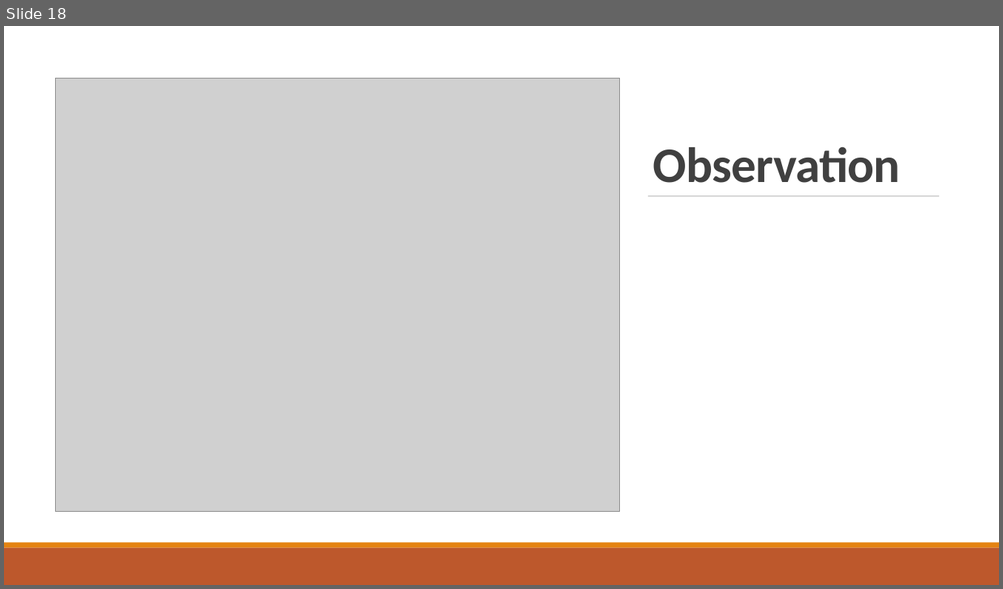
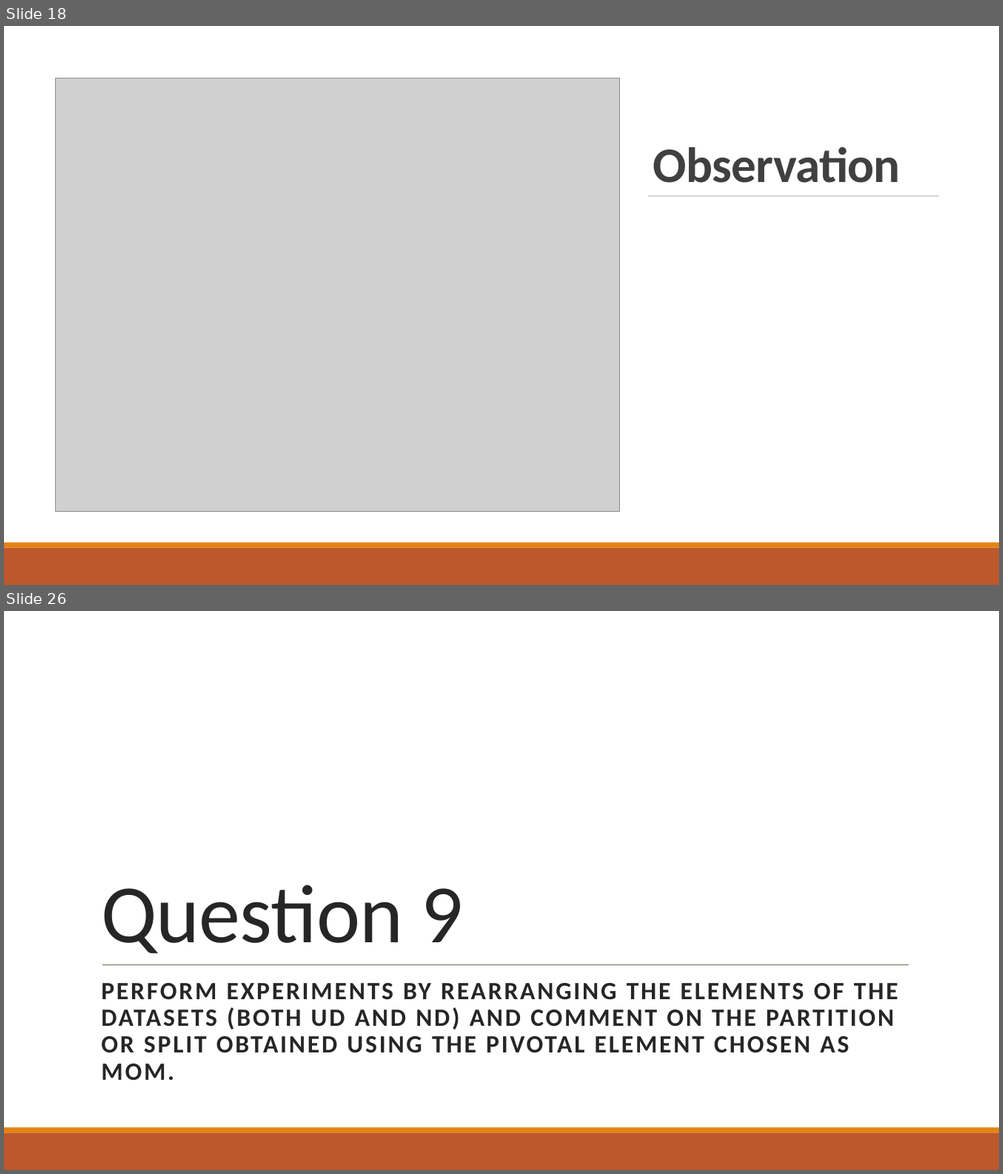
Before and after one commit to ayndp657/ALGORITHMLAB, a slide deck: Assignment 1/Assignment Presentation.pptx. Shown one above the other, each under a label of ours: slide 18 before the commit, slides 18 and 26 after it; the slides between them are not shown. The pictures are 1003x589 and 1003x1174 pixels, drawn with LibreOffice and Linux fonts; fonts in the diff are those of the drawing; grey boxes stand for pictures; background and template pictures are left out. Boxes give left, top, right and bottom in pixels: in the first picture for what was removed or moved away, otherwise in the second. Text is boxed around its words. In the diff, an @@ line names an element or a change of style, - is before the commit and + after.

```diff
--- a/Assignment 1/Assignment Presentation.pptx
+++ b/Assignment 1/Assignment Presentation.pptx
@@ slide 26 added at (4,611,999,1170), background picture (left out) @@
@@ title added at (101,885,463,954), 80 pt, text #262626 @@
+Question 9
@@ line added from (102, 965) to (908, 965), #808080 0.5 pt @@
@@ line added from (102, 965) to (908, 965), #637052 0.5 pt @@
@@ subtitle added at (101,983,898,1054), 24 pt, text #262626, bold @@
+PERFORM EXPERIMENTS BY REARRANGING THE ELEMENTS OF THE DATASETS (BOTH UD AND ND) AND COMMENT ON THE PARTITION OR SPLIT OBTAINED USING THE PIVOTAL ELEMENT CHOSEN AS MOM.
@@ rectangle added at (4,1128,999,1133), fill #E48312 @@
@@ rectangle added at (4,1133,999,1170), fill #BD582C @@
```
Also in this commit, not shown: 2 slides changed, 10 other slides added.
